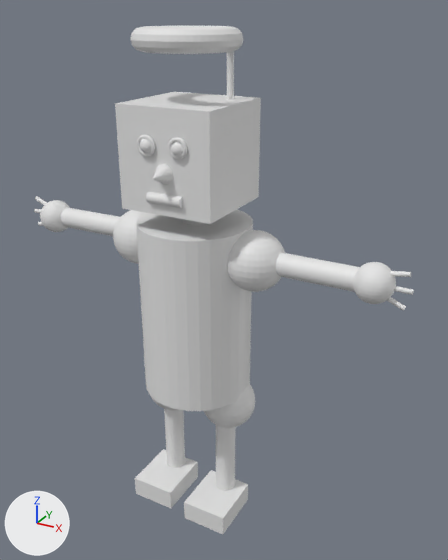
What one commit did to the Blender file blender/Untitled.blend.
Camera for both pictures: a 50 mm camera at (3.02, -5.5, 5.08) aimed at (0.47, -0.86, 2.76). Lighting does not change. The marker at lower left points along +X, +Y and +Z.
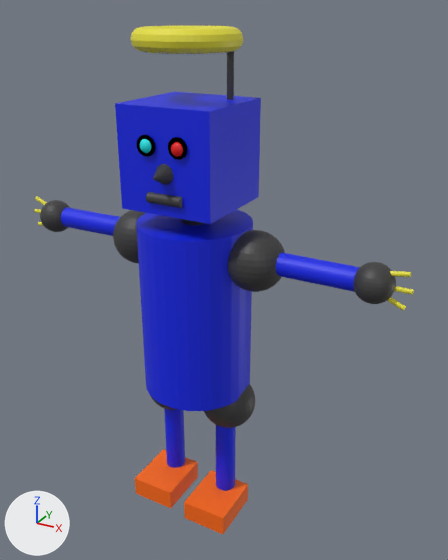
Location of each change, [x1, y1, x2, y2] in pixels of the pictures (448 x 560 px):
'Cylinder', recoloured (grey to blue)
    both: [136, 210, 253, 411]
'Cube', recoloured (grey to blue)
    both: [115, 92, 261, 224]
'Torus.002', recoloured (white to yellow)
    both: [130, 26, 243, 54]
'Sphere.003', recoloured (grey to black)
    both: [227, 230, 285, 292]
'Cube.002', recoloured (white to orange)
    both: [184, 470, 248, 534]
'Cube.001', recoloured (white to orange)
    both: [135, 449, 198, 508]
'Cylinder.009', recoloured (white to blue)
    both: [276, 253, 360, 292]
'Sphere.007', recoloured (white to grey)
    both: [353, 262, 396, 304]
'Cylinder.005', recoloured (grey to blue)
    both: [216, 425, 236, 491]
'Sphere.005', recoloured (grey to black)
    both: [204, 384, 255, 428]
'Cylinder.004', recoloured (white to blue)
    both: [61, 207, 120, 236]
'Cylinder.003', recoloured (grey to blue)
    both: [164, 408, 185, 468]
'Sphere.002', recoloured (white to grey)
    both: [113, 210, 145, 264]
'Sphere.006', recoloured (white to grey)
    both: [40, 200, 70, 232]
'Cylinder.001', recoloured (white to grey)
    both: [146, 192, 182, 208]
'Cylinder.002', recoloured
    both: [227, 51, 234, 100]
'Cone.001', recoloured (white to black)
    both: [153, 164, 174, 185]

What changed in the scene script:
```text
Change me_cube_001:
    where me_cube_001.from_pydata(...)  # 8 vertices, 6 faces; spans x -1.0..1.0, y -1.0..1.0, z -1.0..1.0
    add me_cube_001.materials.append(mat_material_002)  # blue #0321e8
Change me_cylinder:
    where me_cylinder.from_pydata(...)  # 64 vertices, 34 faces; spans x -1.0..1.0, y -1.0..1.0, z -1.0..1.0
    add me_cylinder.materials.append(mat_material_002)  # blue #0321e8
Change me_cone_001:
    where me_cone_001.from_pydata(...)  # 33 vertices, 33 faces; spans x -1.0..1.0, y -1.0..1.0, z -1.0..1.0
    add me_cone_001.materials.append(mat_material_008)  # black #3c3c3c
Change me_cylinder_001:
    where me_cylinder_001.from_pydata(...)  # 64 vertices, 34 faces; spans x -1.0..1.0, y -1.0..1.0, z -1.0..1.0
    add me_cylinder_001.materials.append(mat_material_008)  # black #3c3c3c
Change me_torus_002:
    where me_torus_002.from_pydata(...)  # 576 vertices, 576 faces; spans x -1.25..1.25, y -1.25..1.25, z -0.25..0.25
    add me_torus_002.materials.append(mat_material_001)  # yellow #e7e038
Change me_cylinder_002:
    where me_cylinder_002.from_pydata(...)  # 64 vertices, 34 faces; spans x -1.0..1.0, y -1.0..1.0, z -1.0..1.0
    add me_cylinder_002.materials.append(mat_material_008)  # black #3c3c3c
Change me_sphere_003:
    where me_sphere_003.from_pydata(...)  # 482 vertices, 512 faces; spans x -1.0..1.0, y -1.0..1.0, z -1.0..1.0
    add me_sphere_003.materials.append(mat_material_008)  # black #3c3c3c
Change me_sphere_004:
    where me_sphere_004.from_pydata(...)  # 482 vertices, 512 faces; spans x -1.0..1.0, y -1.0..1.0, z -1.0..1.0
    add me_sphere_004.materials.append(mat_material_008)  # black #3c3c3c
Change me_sphere_006:
    where me_sphere_006.from_pydata(...)  # 482 vertices, 512 faces; spans x -1.0..1.0, y -1.0..1.0, z -1.0..1.0
    add me_sphere_006.materials.append(mat_material_008)  # black #3c3c3c
Change me_cylinder_003:
    where me_cylinder_003.from_pydata(...)  # 64 vertices, 34 faces; spans x -1.0..1.0, y -1.0..1.0, z -1.0..1.0
    add me_cylinder_003.materials.append(mat_material_002)  # blue #0321e8
Change me_cylinder_004:
    where me_cylinder_004.from_pydata(...)  # 64 vertices, 34 faces; spans x -1.0..1.0, y -1.0..1.0, z -1.0..1.0
    add me_cylinder_004.materials.append(mat_material_002)  # blue #0321e8
Change me_cube_002:
    where me_cube_002.from_pydata(...)  # 8 vertices, 6 faces; spans x -1.0..1.0, y -1.0..1.0, z -1.0..1.0
    add me_cube_002.materials.append(mat_material_007)  # orange #ff6a07
Change me_cylinder_005:
    where me_cylinder_005.from_pydata(...)  # 64 vertices, 34 faces; spans x -1.0..1.0, y -1.0..1.0, z -1.0..1.0
    add me_cylinder_005.materials.append(mat_material_002)  # blue #0321e8
Change me_cube_003:
    where me_cube_003.from_pydata(...)  # 8 vertices, 6 faces; spans x -1.0..1.0, y -1.0..1.0, z -1.0..1.0
    add me_cube_003.materials.append(mat_material_007)  # orange #ff6a07
Change me_sphere_007:
    where me_sphere_007.from_pydata(...)  # 482 vertices, 512 faces; spans x -1.0..1.0, y -1.0..1.0, z -1.0..1.0
    add me_sphere_007.materials.append(mat_material_008)  # black #3c3c3c
Change me_cylinder_009:
    where me_cylinder_009.from_pydata(...)  # 64 vertices, 34 faces; spans x -1.0..1.0, y -1.0..1.0, z -1.0..1.0
    add me_cylinder_009.materials.append(mat_material_002)  # blue #0321e8
Change me_sphere_008:
    where me_sphere_008.from_pydata(...)  # 482 vertices, 512 faces; spans x -1.0..1.0, y -1.0..1.0, z -1.0..1.0
    add me_sphere_008.materials.append(mat_material_008)  # black #3c3c3c
```
